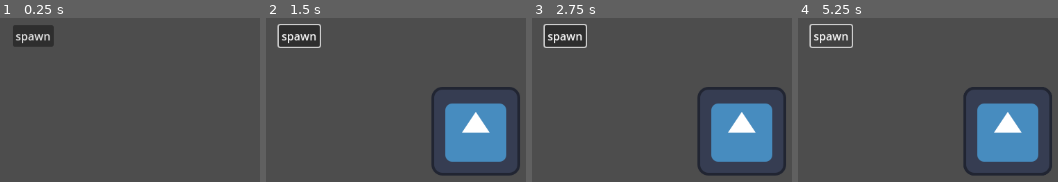
Above: before the commit, frames 1-4 (left to right).
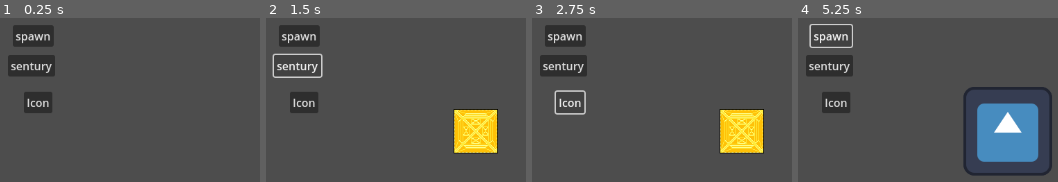
Above: after the commit, the same moments.

Repository: ender-titan1/GWJ-73
Game: Godot game, scene res://test.tscn
Same seed, same stepped clock (60 frames per second), same inputs: the game is played once before the commit and once after it. This scene is started directly instead of the project's main scene. The engine's default icon, where the game draws it, is replaced by a stand-in: a white triangle on a blue panel in a dark square.
Inputs (mouse positions are in pixels of both pictures, inside the frame that each line leads up to):
- Up to frame 1 (0.25 s): no input
- Up to frame 2 (1.5 s): click "spawn" at 0.5 s; click (297, 65) at 1.25 s, where only the run after the commit has a clickable "sentury"
- Up to frame 3 (2.75 s): click (571, 103) at 2 s, where only the run after the commit has a clickable "Icon"
- Up to frame 4 (5.25 s): click "spawn" at 2.75 s; click (829, 65) at 3.5 s, where only the run after the commit has a clickable "sentury"; click (837, 103) at 4.25 s, where only the run after the commit has a clickable "Icon"; click "spawn" at 5 s

The runs differ from the first frame. In frame 1, 3.3% of the frame differs, in the area x 3-22%, y 22-58%; in frame 2, 14%; in frame 3, 14%, in the area x 3-98%, y 3-97%; in frame 4, 3.3%.

Commit message:
experiment updated

Diff:
--- a/scenes/image.gd
+++ b/scenes/image.gd
@@ -2,7 +2,7 @@
 
 var card_image: int = 1
 
-var sentury = preload("res://imports/sentury.png")
+var sentury = preload("res://imports/sentury 2.0.png")
 var icon = preload("res://icon.svg")
 
 func _ready():
--- a/test.gd
+++ b/test.gd
@@ -4,10 +4,17 @@
 
 @onready var Spawn_point = $Spawn_point
 
-var rng = RandomNumberGenerator.new()
-
+var type = 0
 
 func _on_button_pressed():
 	var block = blockScene.instantiate()
 	Spawn_point.add_child(block)
-	block.set_block_type(2)
+	block.set_block_type(type)
+
+
+func _on_button_2_pressed():
+	type = 1
+
+
+func _on_button_3_pressed():
+	type = 2
--- a/test.tscn
+++ b/test.tscn
@@ -16,4 +16,20 @@
 [node name="Spawn_point" type="Node2D" parent="."]
 position = Vector2(389, 263)
 
+[node name="Button2" type="Button" parent="."]
+offset_left = 98.0
+offset_top = 153.0
+offset_right = 166.0
+offset_bottom = 184.0
+text = "sentury"
+
+[node name="Button3" type="Button" parent="."]
+offset_left = 121.0
+offset_top = 206.0
+offset_right = 162.0
+offset_bottom = 237.0
+text = "Icon"
+
 [connection signal="pressed" from="Button" to="." method="_on_button_pressed"]
+[connection signal="pressed" from="Button2" to="." method="_on_button_2_pressed"]
+[connection signal="pressed" from="Button3" to="." method="_on_button_3_pressed"]
Binary file added: imports/sentury 2.0.png
Not shown, added: imports/sentury 2.0.png.import
Not shown, changed: imports/.DS_Store
